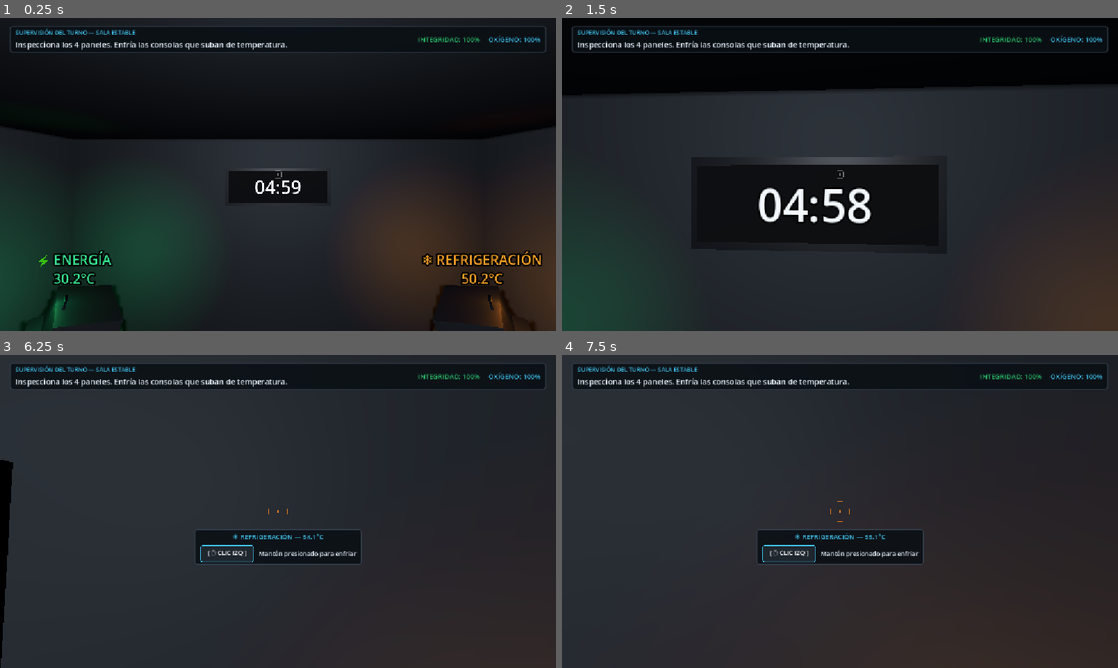
Above: before the commit, frames 1-4 (two rows, left to right).
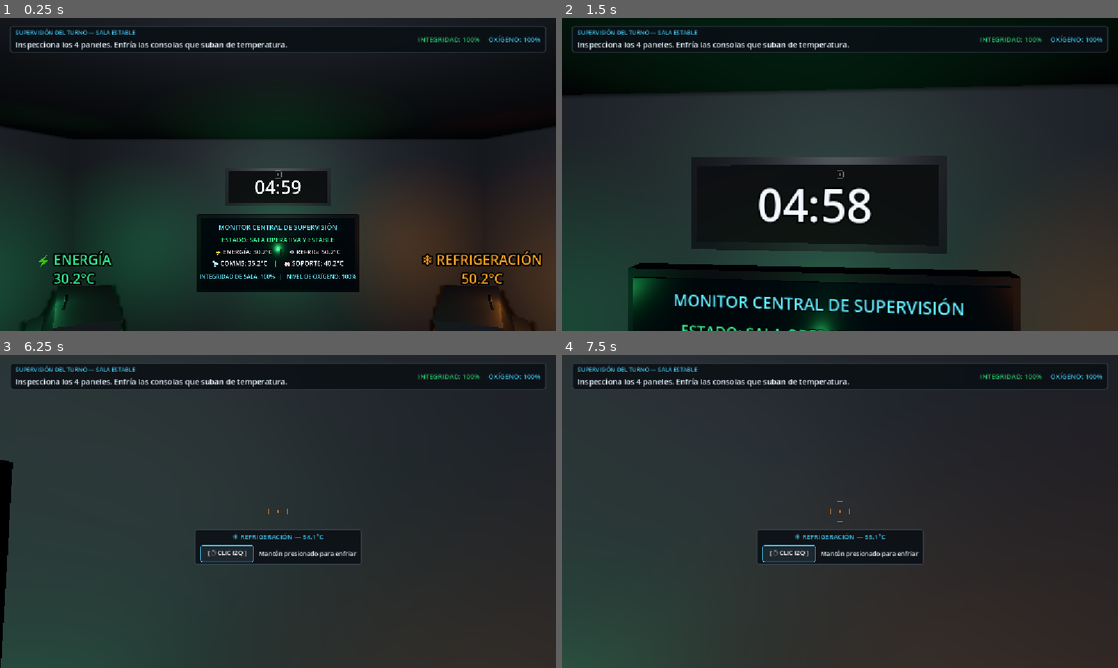
Above: after the commit, the same moments.

Repository: santiagotafur2026/ultimo-turno
Game: Godot game, scene res://main.tscn
Two runs of this game, one before a commit and one after it. Both use one fixed random seed, a clock stepped at 60 frames per second and the inputs below. This scene is started directly instead of the project's main scene.
Inputs (mouse positions are in pixels of both pictures, inside the frame that each line leads up to):
- Up to frame 1 (0.25 s): no input
- Up to frame 2 (1.5 s): tap Enter (reintentar) at 0.5 s; move the mouse to (867, 174) at 0.52 s; hold Right mouse button (apuntar) 0.53-1.28 s; hold W (move_up) from 0.53 s (still down); move the mouse to (812, 174) at 1.27 s; tap Shift (correr) at 1.35 s
- Up to frame 3 (6.25 s): move the mouse to (289, 505) at 2.02 s; press the mouse at (289, 505) at 2.03 s; move the mouse to (272, 517) at 2.77 s; release the mouse at (272, 517) at 2.78 s; tap F (pedir_ayuda) at 2.85 s; move the mouse to (316, 514) at 3.52 s; hold E (reiniciar) 3.53-4.28 s; move the mouse to (233, 508) at 4.27 s; tap Enter (reintentar) at 4.35 s; move the mouse to (283, 511) at 5.02 s; tap Keypad Enter at 5.1 s; move the mouse to (255, 505) at 5.77 s; release W (move_up) at 5.78 s; hold D (move_right) from 5.78 s (still down); right-click (255, 505) at 5.85 s
- Up to frame 4 (7.5 s): move the mouse to (867, 511) at 6.52 s; release D (move_right) at 6.53 s; hold Shift (correr) 6.53-7.28 s; hold W (move_up) from 6.53 s (still down); tap Space at 7.25 s; move the mouse to (812, 511) at 7.27 s; click (812, 511) at 7.35 s

The runs differ from the first frame. In frame 1, 7.5% of the frame differs, in the area x 35-65%, y 34-90%; in frame 2, 15%, in the area x 11-83%, y 74-100%; in frame 3, 1.4%; in frame 4, 2.1%.

Commit message:
añadir pantalla pared

Diff:
--- a/main.tscn
+++ b/main.tscn
@@ -76,7 +76,7 @@
 
 [sub_resource type="BoxMesh" id="Mesh_PantallaVidrio"]
 material = SubResource("Material_PantallaVidrio")
-size = Vector3(2.2, 1.0, 0.09)
+size = Vector3(2.2, 1, 0.09)
 
 [sub_resource type="CapsuleShape3D" id="CapsuleShape3D_r6318"]
 radius = 0.35
@@ -229,6 +229,53 @@
 text = "05:00"
 font_size = 52
 outline_size = 8
+
+[node name="PantallaPared" type="Node3D" parent="." unique_id=1689975586]
+transform = Transform3D(1, 0, 0, 0, 1, 0, 0, 0, 1, 0, 1.35, -2.95)
+script = ExtResource("12_pantalla")
+
+[node name="Marco" type="MeshInstance3D" parent="PantallaPared" unique_id=2108796723]
+mesh = SubResource("Mesh_PantallaMarco")
+
+[node name="Vidrio" type="MeshInstance3D" parent="PantallaPared" unique_id=1315724806]
+transform = Transform3D(1, 0, 0, 0, 1, 0, 0, 0, 1, 0, 0, 0.01)
+mesh = SubResource("Mesh_PantallaVidrio")
+
+[node name="LuzPantalla" type="OmniLight3D" parent="PantallaPared" unique_id=2072545865]
+transform = Transform3D(1, 0, 0, 0, 1, 0, 0, 0, 1, 0, 0, 0.25)
+light_color = Color(0.2, 0.85, 0.45, 1)
+light_energy = 0.4
+omni_range = 2.5
+
+[node name="LabelTitulo" type="Label3D" parent="PantallaPared" unique_id=1122198327]
+transform = Transform3D(1, 0, 0, 0, 1, 0, 0, 0, 1, 0, 0.38, 0.06)
+modulate = Color(0.3, 0.85, 1, 1)
+text = "MONITOR CENTRAL DE SUPERVISIÓN"
+font_size = 19
+outline_size = 4
+
+[node name="LabelEstado" type="Label3D" parent="PantallaPared" unique_id=1304479426]
+transform = Transform3D(1, 0, 0, 0, 1, 0, 0, 0, 1, 0, 0.2, 0.06)
+modulate = Color(0.2, 0.85, 0.45, 1)
+text = "ESTADO: SALA OPERATIVA Y ESTABLE"
+font_size = 18
+outline_size = 4
+
+[node name="LabelTelemetria" type="Label3D" parent="PantallaPared" unique_id=84392646]
+transform = Transform3D(1, 0, 0, 0, 1, 0, 0, 0, 1, 0, -0.05, 0.06)
+modulate = Color(0.9, 0.95, 1, 1)
+text = "⚡ ENERGÍA: 30°C    |    ❄ REFRIG: 30°C
+📡 COMMS: 30°C      |    🫁 SOPORTE: 40°C"
+font_size = 18
+outline_size = 4
+line_spacing = 6.0
+
+[node name="LabelAlerta" type="Label3D" parent="PantallaPared" unique_id=870274142]
+transform = Transform3D(1, 0, 0, 0, 1, 0, 0, 0, 1, 0, -0.32, 0.06)
+modulate = Color(0.3, 0.85, 1, 1)
+text = "INTEGRIDAD DE SALA: 100%   |   NIVEL DE OXÍGENO: 100%"
+font_size = 16
+outline_size = 4
 
 [node name="Camera3D" type="Camera3D" parent="." unique_id=733500645 node_paths=PackedStringArray("objetivo")]
 transform = Transform3D(1, 0, 0, 0, 1, 0, 0, 0, 1, 0, 1.4322137, 0)
Not shown: 1 places in main.tscn that only renumber resources
Not shown, added: pantalla_pared.gd.uid
